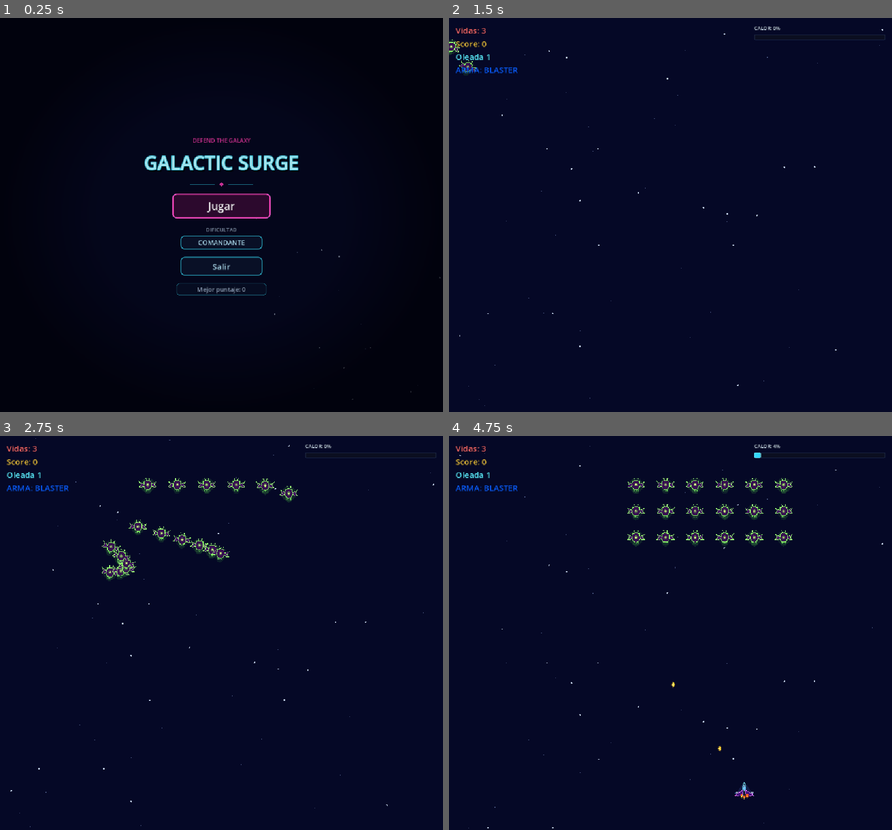
Above: before the commit, frames 1-4 (two rows, left to right).
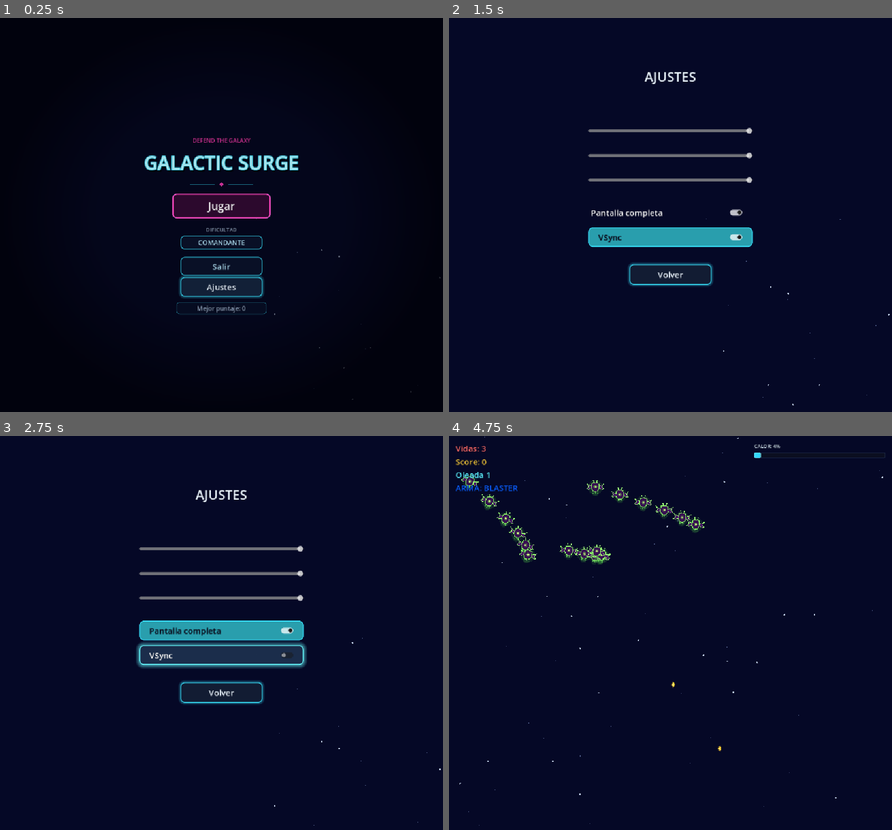
Above: after the commit, the same moments.

Repository: Frank-0511/galactic-surge
Game: Godot game, scene res://scenes/main/main.tscn
Two runs of this game, one before a commit and one after it. Both use one fixed random seed, a clock stepped at 60 frames per second and the inputs below.
Inputs (mouse positions are in pixels of both pictures, inside the frame that each line leads up to):
- Up to frame 1 (0.25 s): no input
- Up to frame 2 (1.5 s): click (670, 285) at 0.5 s, where only the run after the commit has a clickable "Ajustes"; click (670, 211) at 1.25 s, where only the run after the commit has a clickable "Pantalla completa"
- Up to frame 3 (2.75 s): click (221, 656) at 2 s, where only the run after the commit has a clickable "VSync"
- Up to frame 4 (4.75 s): click (670, 692) at 2.75 s, where only the run after the commit has a clickable "Volver"; click (670, 625) at 3.5 s, where only the run after the commit has a clickable "Jugar"; tap Enter at 4.25 s; move the mouse to (767, 613) at 4.27 s; hold Right (move_right) from 4.28 s (still down); hold Space (shoot) from 4.28 s (still down); click (767, 613) at 4.42 s

The runs differ from the first frame. In frame 1, 0.8% of the frame differs, in the area x 39-61%, y 65-76%; in frame 2, 4.2%; in frame 3, 7.8%, in the area x 1-100%, y 0-100%; in frame 4, 2.9%.

Commit message:
feat(etapa-19): menú de Settings y botón Ajustes
Escena settings_menu.tscn con sliders de Master, Music y SFX (dB),
toggles de pantalla completa y VSync, y botón Volver. Cada cambio se aplica
y se persiste en user://settings.cfg. El menú principal suma AjustesButton;
main.gd alterna entre ambos menús. Contratos 7 y 8 de
etapa_19_contract_test.gd. Slice T4

Diff:
--- a/scenes/main/main.gd
+++ b/scenes/main/main.gd
@@ -44,6 +44,7 @@
 const BOSS_SCENE: PackedScene = preload("res://scenes/entities/boss/boss.tscn")
 const HighScore: Script = preload("res://scripts/systems/high_score.gd")
 const Settings: Script = preload("res://scripts/systems/settings.gd")
+const SETTINGS_MENU_SCENE: PackedScene = preload("res://scenes/ui/settings_menu.tscn")
 const SESSION_STATS := preload("res://scripts/systems/session_stats.gd")
 const SHIELD_DURATION: float = 10.0
 const NEARBY_SHAKE_RADIUS: float = 220.0
@@ -74,6 +75,7 @@
 @onready var _game_over: CanvasLayer = $GameOver
 @onready var _hud: CanvasLayer = $HUD
 @onready var _main_menu: CanvasLayer = $MainMenu
+var _settings_menu: CanvasLayer
 @onready var _pause_menu: CanvasLayer = $PauseMenu
 @onready var _starfield: Node2D = $Starfield
 @onready var _visual_feedback: Node2D = $VisualFeedback
@@ -193,6 +195,11 @@
 	_hud.main_menu_requested.connect(return_to_main_menu)
 	_main_menu.play_requested.connect(_on_main_menu_play_requested)
 	_main_menu.quit_requested.connect(_on_main_menu_quit_requested)
+	_main_menu.settings_requested.connect(_on_main_menu_settings_requested)
+	_settings_menu = SETTINGS_MENU_SCENE.instantiate()
+	add_child(_settings_menu)
+	_settings_menu.visible = false
+	_settings_menu.back_requested.connect(_on_settings_back_requested)
 	_pause_menu.resume_requested.connect(resume_session)
 	_pause_menu.main_menu_requested.connect(return_to_main_menu)
 	_wave_announcement.announcement_finished.connect(_on_wave_announcement_finished)
@@ -1106,6 +1113,16 @@
 	get_tree().quit()
 
 
+func _on_main_menu_settings_requested() -> void:
+	_main_menu.visible = false
+	_settings_menu.visible = true
+
+
+func _on_settings_back_requested() -> void:
+	_settings_menu.visible = false
+	_main_menu.show_menu()
+
+
 ## Etapa 16: the camera follows the ship only while the asteroid belt runs.
 func _begin_belt_camera_follow() -> void:
 	if _camera != null and _player != null and _camera.has_method(&"begin_follow"):
--- a/scenes/ui/main_menu.gd
+++ b/scenes/ui/main_menu.gd
@@ -23,6 +23,7 @@
 
 signal play_requested
 signal quit_requested
+signal settings_requested
 
 ## Tier chosen in the menu; read by Main when play_requested fires and fixed for the session.
 var selected_difficulty: int = DS.Tier.COMMANDER
@@ -74,6 +75,10 @@
 
 func _on_quit_button_pressed() -> void:
 	quit_requested.emit()
+
+
+func _on_ajustes_button_pressed() -> void:
+	settings_requested.emit()
 
 
 # ---------------------------------------------------------------------------
--- a/scenes/ui/main_menu.tscn
+++ b/scenes/ui/main_menu.tscn
@@ -185,6 +185,21 @@
 grow_vertical = 2
 text = "Salir"
 
+[node name="AjustesButton" type="Button" parent="Control"]
+layout_mode = 1
+anchors_preset = 8
+anchor_left = 0.5
+anchor_top = 0.5
+anchor_right = 0.5
+anchor_bottom = 0.5
+offset_left = -100.0
+offset_top = 158.0
+offset_right = 100.0
+offset_bottom = 192.0
+grow_horizontal = 2
+grow_vertical = 2
+text = "Ajustes"
+
 [node name="HighScoreLabel" type="Label" parent="Control"]
 layout_mode = 1
 anchors_preset = 8
@@ -193,9 +208,9 @@
 anchor_right = 0.5
 anchor_bottom = 0.5
 offset_left = -110.0
-offset_top = 166.0
+offset_top = 212.0
 offset_right = 110.0
-offset_bottom = 196.0
+offset_bottom = 242.0
 grow_horizontal = 2
 grow_vertical = 2
 theme_override_colors/font_color = Color(0.62, 0.7, 0.82, 1.0)
@@ -203,6 +218,7 @@
 horizontal_alignment = 1
 vertical_alignment = 1
 
+[connection signal="pressed" from="Control/AjustesButton" to="." method="_on_ajustes_button_pressed"]
 [connection signal="pressed" from="Control/DificultadButton" to="." method="_on_dificultad_button_pressed"]
 [connection signal="pressed" from="Control/PlayButton" to="." method="_on_play_button_pressed"]
 [connection signal="pressed" from="Control/QuitButton" to="." method="_on_quit_button_pressed"]
--- /dev/null
+++ b/scenes/ui/settings_menu.tscn
@@ -0,0 +1,80 @@
+[gd_scene load_steps=2 format=3]
+
+[ext_resource type="Script" path="res://scripts/ui/settings_menu.gd" id="1"]
+
+[node name="SettingsMenu" type="CanvasLayer"]
+script = ExtResource("1")
+
+[node name="Control" type="Control" parent="."]
+layout_mode = 3
+anchors_preset = 15
+anchor_right = 1.0
+anchor_bottom = 1.0
+grow_horizontal = 2
+grow_vertical = 2
+
+[node name="Title" type="Label" parent="Control"]
+layout_mode = 0
+offset_left = 0.0
+offset_top = 120.0
+offset_right = 1080.0
+offset_bottom = 170.0
+theme_override_font_sizes/font_size = 32
+text = "AJUSTES"
+horizontal_alignment = 1
+
+[node name="MasterSlider" type="HSlider" parent="Control"]
+layout_mode = 0
+offset_left = 340.0
+offset_top = 260.0
+offset_right = 740.0
+offset_bottom = 290.0
+min_value = -40.0
+max_value = 0.0
+step = 0.5
+
+[node name="MusicSlider" type="HSlider" parent="Control"]
+layout_mode = 0
+offset_left = 340.0
+offset_top = 320.0
+offset_right = 740.0
+offset_bottom = 350.0
+min_value = -40.0
+max_value = 0.0
+step = 0.5
+
+[node name="SfxSlider" type="HSlider" parent="Control"]
+layout_mode = 0
+offset_left = 340.0
+offset_top = 380.0
+offset_right = 740.0
+offset_bottom = 410.0
+min_value = -40.0
+max_value = 0.0
+step = 0.5
+
+[node name="FullscreenToggle" type="CheckButton" parent="Control"]
+layout_mode = 0
+offset_left = 340.0
+offset_top = 450.0
+offset_right = 740.0
+offset_bottom = 490.0
+text = "Pantalla completa"
+
+[node name="VsyncToggle" type="CheckButton" parent="Control"]
+layout_mode = 0
+offset_left = 340.0
+offset_top = 510.0
+offset_right = 740.0
+offset_bottom = 550.0
+text = "VSync"
+
+[node name="BackButton" type="Button" parent="Control"]
+layout_mode = 0
+offset_left = 440.0
+offset_top = 600.0
+offset_right = 640.0
+offset_bottom = 650.0
+text = "Volver"
+
+[connection signal="pressed" from="Control/BackButton" to="." method="_on_back_pressed"]
--- a/scripts/systems/settings.gd
+++ b/scripts/systems/settings.gd
@@ -40,6 +40,13 @@
 	return DisplayServer.VSYNC_ENABLED if vsync else DisplayServer.VSYNC_DISABLED
 
 
+# Applies the dB levels to the Master, Music and SFX buses (buses come from default_bus_layout.tres).
+static func apply_audio(values: Dictionary) -> void:
+	AudioServer.set_bus_volume_db(AudioServer.get_bus_index("Master"), values["master_db"])
+	AudioServer.set_bus_volume_db(AudioServer.get_bus_index("Music"), values["music_db"])
+	AudioServer.set_bus_volume_db(AudioServer.get_bus_index("SFX"), values["sfx_db"])
+
+
 # Applies display options to the running window. Called once at startup.
 static func apply_display(values: Dictionary) -> void:
 	DisplayServer.window_set_mode(window_mode_for(values["fullscreen"]))
--- /dev/null
+++ b/scripts/ui/settings_menu.gd
@@ -0,0 +1,66 @@
+# settings_menu.gd
+# Settings screen (Etapa 19): audio levels and display toggles. Every change is
+# applied immediately and persisted to user://settings.cfg via systems/settings.gd.
+# Emits back_requested so the owner can return to the main menu.
+
+extends CanvasLayer
+
+const SETTINGS := preload("res://scripts/systems/settings.gd")
+
+signal back_requested
+
+var _values: Dictionary = {}
+
+@onready var _master_slider: HSlider = $Control/MasterSlider
+@onready var _music_slider: HSlider = $Control/MusicSlider
+@onready var _sfx_slider: HSlider = $Control/SfxSlider
+@onready var _fullscreen_toggle: CheckButton = $Control/FullscreenToggle
+@onready var _vsync_toggle: CheckButton = $Control/VsyncToggle
+@onready var _back_button: Button = $Control/BackButton
+
+
+func _ready() -> void:
+	_values = SETTINGS.load_settings()
+	_master_slider.value = _values["master_db"]
+	_music_slider.value = _values["music_db"]
+	_sfx_slider.value = _values["sfx_db"]
+	_fullscreen_toggle.button_pressed = _values["fullscreen"]
+	_vsync_toggle.button_pressed = _values["vsync"]
+	_master_slider.value_changed.connect(_on_master_changed)
+	_music_slider.value_changed.connect(_on_music_changed)
+	_sfx_slider.value_changed.connect(_on_sfx_changed)
+	_fullscreen_toggle.toggled.connect(_on_fullscreen_toggled)
+	_vsync_toggle.toggled.connect(_on_vsync_toggled)
+	_back_button.pressed.connect(_on_back_pressed)
+
+
+func _on_master_changed(value: float) -> void:
+	_update("master_db", value)
+
+
+func _on_music_changed(value: float) -> void:
+	_update("music_db", value)
+
+
+func _on_sfx_changed(value: float) -> void:
+	_update("sfx_db", value)
+
+
+func _on_fullscreen_toggled(on: bool) -> void:
+	_update("fullscreen", on)
+
+
+func _on_vsync_toggled(on: bool) -> void:
+	_update("vsync", on)
+
+
+func _on_back_pressed() -> void:
+	back_requested.emit()
+
+
+# Stores one change, applies it now and persists the whole set.
+func _update(key: String, value: Variant) -> void:
+	_values[key] = value
+	SETTINGS.apply_audio(_values)
+	SETTINGS.apply_display(_values)
+	SETTINGS.save_settings(_values)
--- a/tests/etapa_19_contract_test.gd
+++ b/tests/etapa_19_contract_test.gd
@@ -27,6 +27,8 @@
 	passed = _assert_sections() and passed
 	passed = _assert_audio_buses() and passed
 	passed = _assert_display_mapping() and passed
+	passed = _assert_apply_audio() and passed
+	passed = _assert_settings_menu_scene() and passed
 	_cleanup()
 
 	if passed:
@@ -132,6 +134,37 @@
 	return ok
 
 
+# 7. Audio apply: apply_audio sets the dB of the Master, Music and SFX buses
+func _assert_apply_audio() -> bool:
+	SETTINGS.apply_audio({"master_db": -6.0, "music_db": -12.0, "sfx_db": -3.0})
+	var ok: bool = is_equal_approx(AudioServer.get_bus_volume_db(AudioServer.get_bus_index("Master")), -6.0) \
+		and is_equal_approx(AudioServer.get_bus_volume_db(AudioServer.get_bus_index("Music")), -12.0) \
+		and is_equal_approx(AudioServer.get_bus_volume_db(AudioServer.get_bus_index("SFX")), -3.0)
+	SETTINGS.apply_audio(SETTINGS.default_values())
+	if ok:
+		print("✓ Contrato 7: apply_audio fija volumen dB de Master, Music y SFX")
+	else:
+		push_error("apply_audio no fijó los dB esperados")
+	return ok
+
+
+# 8. Settings menu scene exposes its controls and emits back_requested
+func _assert_settings_menu_scene() -> bool:
+	var scene: Node = load("res://scenes/ui/settings_menu.tscn").instantiate()
+	var ok: bool = true
+	for path: String in ["Control/MasterSlider", "Control/MusicSlider", "Control/SfxSlider", "Control/FullscreenToggle", "Control/VsyncToggle", "Control/BackButton"]:
+		if scene.get_node_or_null(path) == null:
+			push_error("settings_menu.tscn missing %s" % path)
+			ok = false
+	if not scene.has_signal("back_requested"):
+		push_error("settings_menu must declare back_requested")
+		ok = false
+	scene.free()
+	if ok:
+		print("✓ Contrato 8: Escena de Settings con controles y back_requested")
+	return ok
+
+
 # 4. Sections
 func _assert_sections() -> bool:
 	var config := ConfigFile.new()
